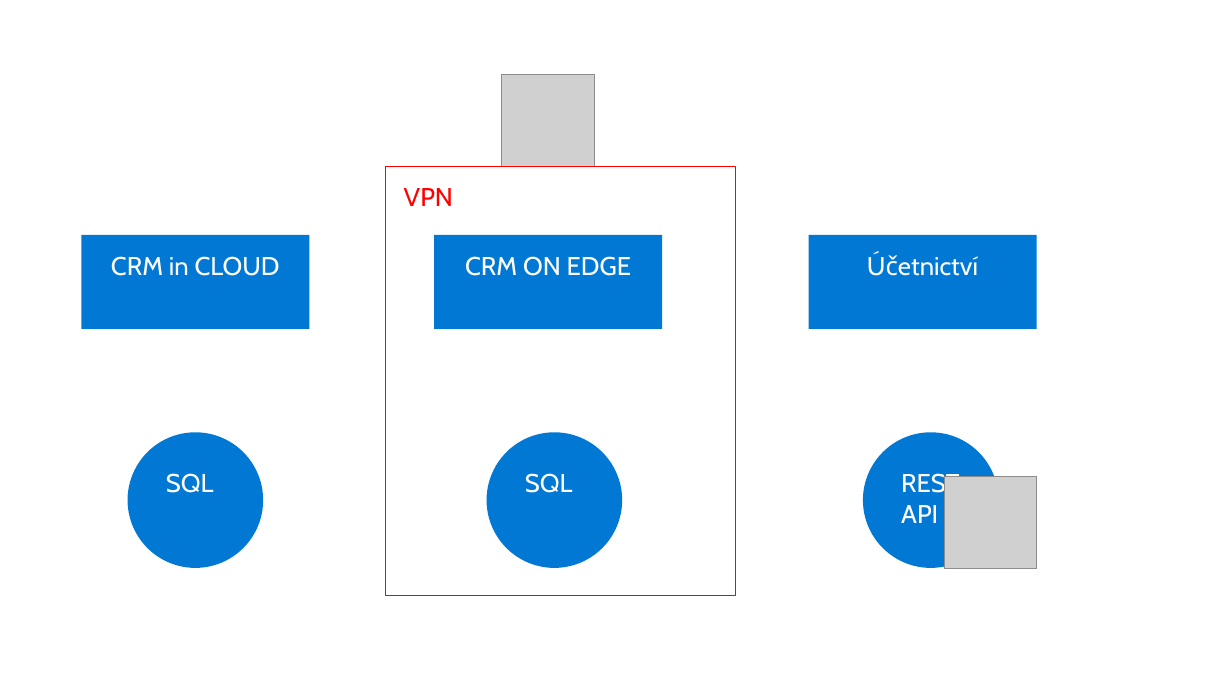
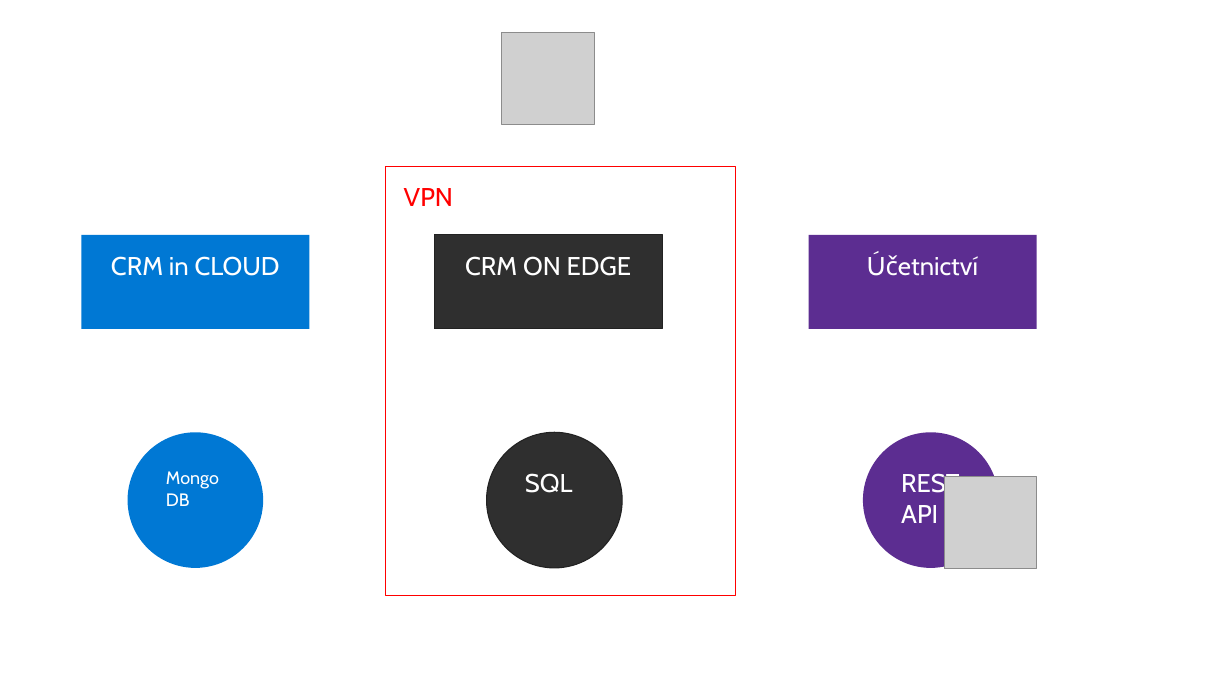
Before and after one commit to skalahonza/VACD2020, a slide deck: slide 3 of slides/Presentation.pptx. Drawn at 1232x693 pixels with LibreOffice and Linux fonts; fonts in the diff are those of the drawing; grey boxes stand for pictures; background and template pictures are left out. Boxes give left, top, right and bottom in pixels: in the first picture for what was removed or moved away, otherwise in the second. Text is boxed around its words. In the diff, an @@ line names an element or a change of style, - is before the commit and + after.

Commit message:
Edit slides.

```diff
--- a/slides/Presentation.pptx
+++ b/slides/Presentation.pptx
@@ picture: place and size @@
-picture at <box>502,74,594,166</box>
+picture at <box>502,32,594,125</box>
@@ rectangle "CRM ON EDGE" at <box>434,235,663,329</box>: fill #0078D4 to #2F2F2F; outline none to #232323 0.85 pt @@
@@ rectangle "Účetnictví" at <box>809,235,1037,329</box>: fill #0078D4 to #5C2D91 @@
@@ ellipse "SQL" at <box>487,433,623,568</box>: fill #0078D4 to #2F2F2F; outline none to #232323 0.85 pt @@
@@ ellipse "REST API" at <box>863,433,999,568</box>: fill #0078D4 to #5C2D91 @@
@@ text in ellipse at <box>166,471,219,506</box>: text changed; size 20 to 14 pt @@
-SQL
+Mongo DB
```
Also in this commit, not shown: 9 other slides changed, 6 slides added.
